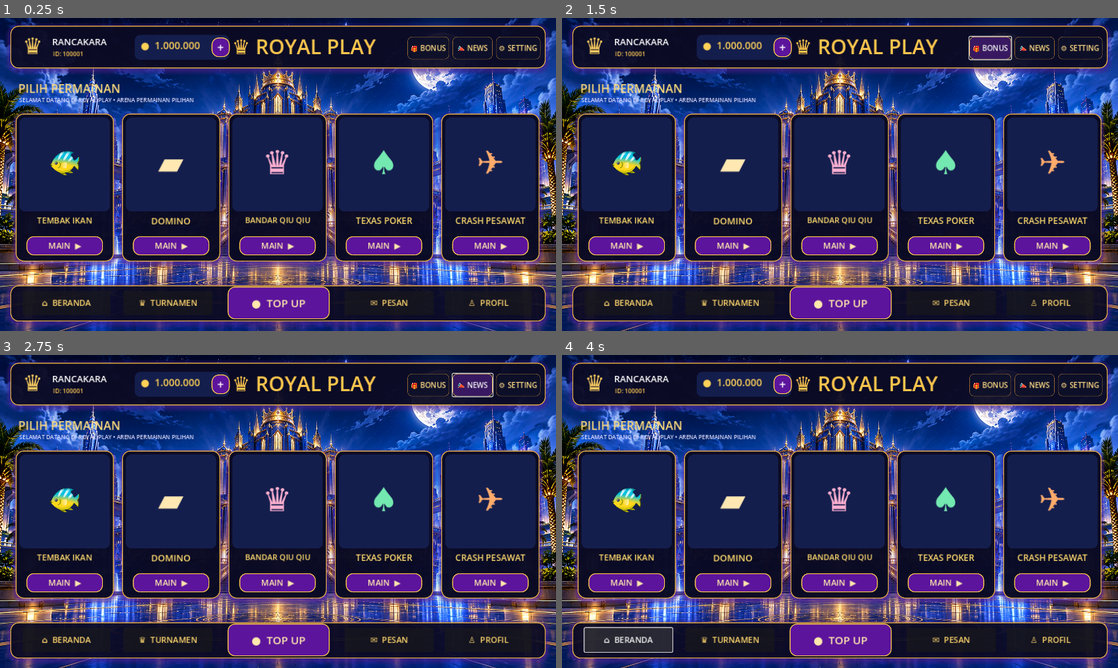
Above: before the commit, frames 1-4 (two rows, left to right).
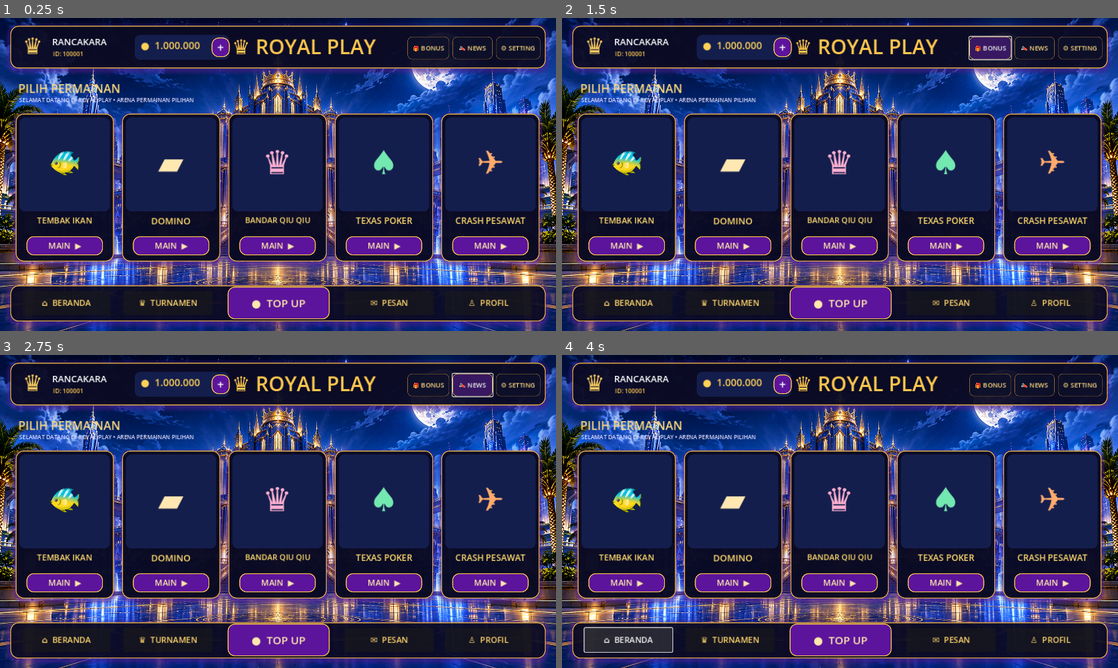
Above: after the commit, the same moments.

Repository: RancakaraGames/Gta-clone
Game: Godot game, scene res://scenes/Lobby.tscn
Two runs of this game, one before a commit and one after it. Both use one fixed random seed, a clock stepped at 60 frames per second and the inputs below.
Inputs:
- Up to frame 1 (0.25 s): no input
- Up to frame 2 (1.5 s): click "+" at 0.5 s; click "🎁 BONUS" at 1.25 s
- Up to frame 3 (2.75 s): click "📣 NEWS" at 2 s
- Up to frame 4 (4 s): click "MAIN ▶" at 2.75 s; click "⌂ BERANDA" at 3.5 s

The runs differ from the first frame. In frame 1, 0.3% of the frame differs, in the area x 74-97%, y 8-11%; in frame 2, 0.3%; in frame 3, 0.3%; in frame 4, 0.3%.

Commit message:
Fix header button font overrides

Diff:
--- a/scenes/Lobby.tscn
+++ b/scenes/Lobby.tscn
@@ -190,7 +190,6 @@
 theme_override_font_sizes/font_size = 15
 theme_override_styles/normal = SubResource("StyleBox_header_action")
 theme_override_styles/hover = SubResource("StyleBox_header_action_hover")
-theme_override_font_sizes/font_size = 17
 text = "🎁 BONUS"
 
 [node name="NewsButton" type="Button" parent="Header"]
@@ -202,7 +201,6 @@
 theme_override_font_sizes/font_size = 15
 theme_override_styles/normal = SubResource("StyleBox_header_action")
 theme_override_styles/hover = SubResource("StyleBox_header_action_hover")
-theme_override_font_sizes/font_size = 17
 text = "📣 NEWS"
 
 [node name="SettingsButton" type="Button" parent="Header"]
@@ -214,7 +212,6 @@
 theme_override_font_sizes/font_size = 15
 theme_override_styles/normal = SubResource("StyleBox_header_action")
 theme_override_styles/hover = SubResource("StyleBox_header_action_hover")
-theme_override_font_sizes/font_size = 17
 text = "⚙ SETTING"
 
 [node name="SectionTitle" type="Label" parent="."]
